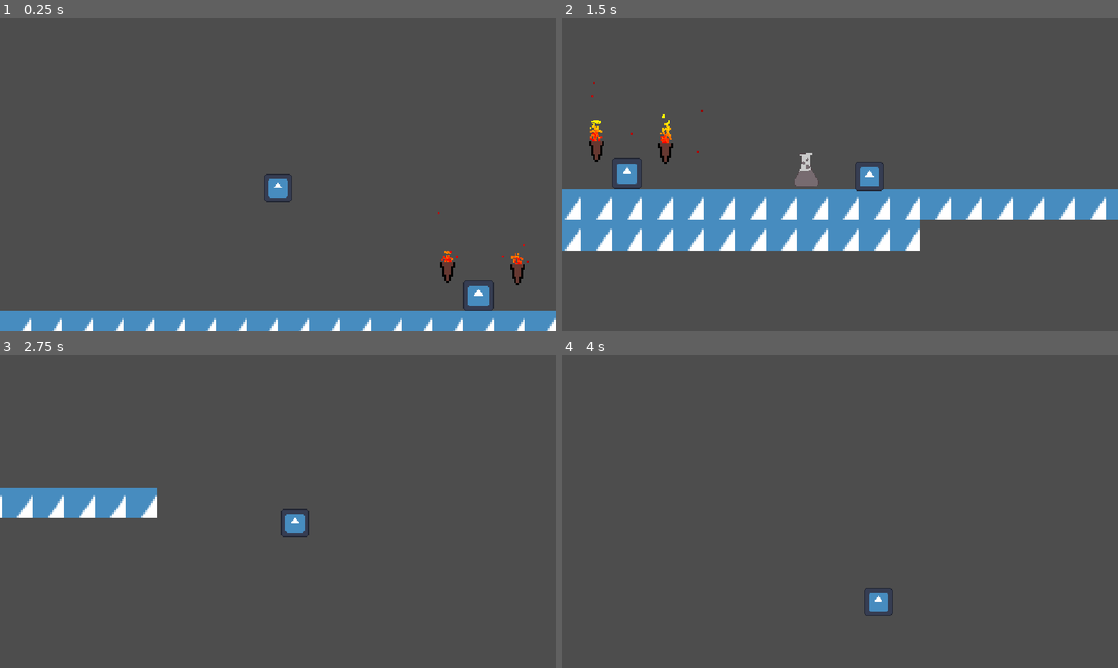
Above: before the commit, frames 1-4 (two rows, left to right).
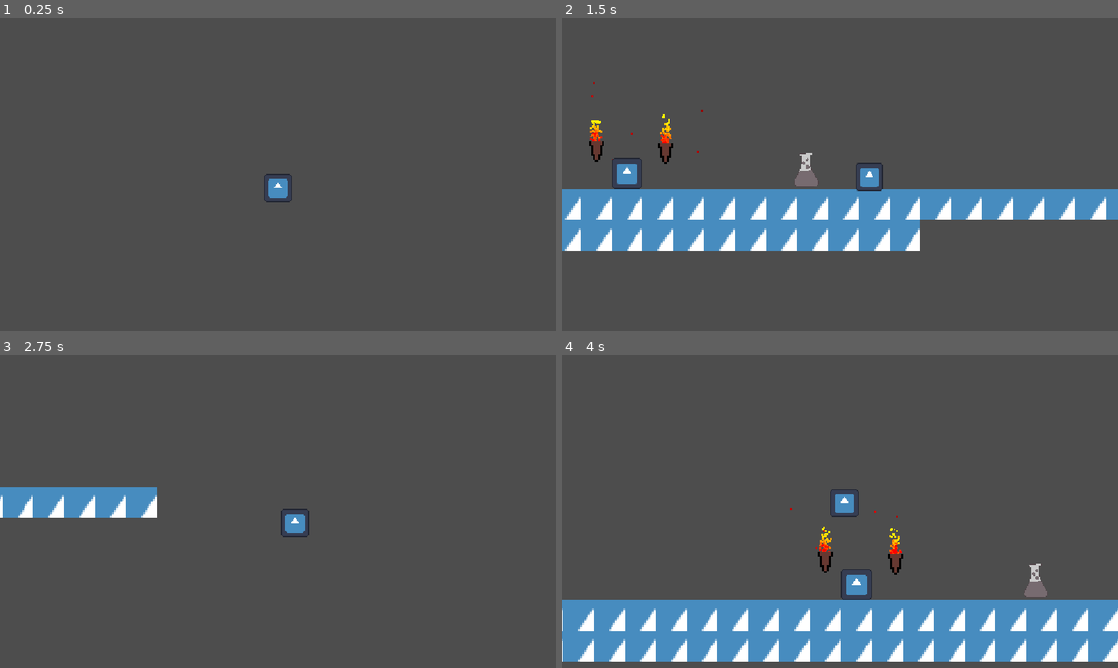
Above: after the commit, the same moments.

Repository: skueee/jame-gam-26
Game: Godot game, scene res://main.tscn
Same seed, same stepped clock (60 frames per second), same inputs: the game is played once before the commit and once after it. The engine's default icon, where the game draws it, is replaced by a stand-in: a white triangle on a blue panel in a dark square.
Inputs (mouse positions are in pixels of both pictures, inside the frame that each line leads up to):
- Up to frame 1 (0.25 s): no input
- Up to frame 2 (1.5 s): tap Enter at 0.5 s; move the mouse to (962, 158) at 0.52 s; hold Right (right) from 0.53 s (still down); tap Space (continue) at 0.6 s; click (962, 158) at 0.67 s; tap Up (up) at 0.77 s; move the mouse to (728, 190) at 1.27 s; tap Alt at 1.35 s
- Up to frame 3 (2.75 s): tap Up (up) at 1.52 s; move the mouse to (333, 442) at 2.02 s; release Right (right) at 2.03 s; hold Left (left) from 2.03 s (still down); tap Shift at 2.1 s
- Up to frame 4 (4 s): move the mouse to (812, 574) at 2.77 s; release Left (left) at 2.78 s; hold Right (right) from 2.78 s (still down); tap Space (continue) at 2.85 s; click (812, 574) at 2.92 s; tap Up (up) at 3.02, 3.77 s; move the mouse to (1006, 558) at 3.52 s; tap Alt at 3.6 s

The runs differ from the first frame. In frame 1, 7.1% of the frame differs, in the area x 0-100%, y 62-100%; in frame 2, 0.1%; in frame 3, 0.1%; in frame 4, 21%, in the area x 0-100%, y 42-98%.
Error before the commit: Invalid call. Nonexistent function 'die' in base 'CharacterBody2D (player.gd)'. (res://dropzone.tscn::GDScript_wmg3h:14)

Commit message:
Now player shrinks gradually, and dies properly

Diff:
--- a/main.tscn
+++ b/main.tscn
@@ -92,6 +92,7 @@
 
 [node name="player" parent="." unique_id=1888012525 instance=ExtResource("1_ig7tw")]
 z_index = 4
+position = Vector2(0, -91)
 
 [node name="Tilemap" type="Node" parent="." unique_id=629510787]
 
--- a/player.gd
+++ b/player.gd
@@ -58,6 +58,8 @@
 		velocity.y = 0 - jump_strength
 		jump = false
 
+func die():
+	get_tree().reload_current_scene()
 
 func done():
-	scale = (scale / 100) * (100 - ShrinkPercent)
+	scale = (scale / 100) * (100 - (ShrinkPercent / 60))
--- a/player.tscn
+++ b/player.tscn
@@ -10,6 +10,7 @@
 script = ExtResource("1_onrkg")
 gravity = 980
 max_fall = 2000
+ShrinkPercent = 70
 
 [node name="Camera2D" type="Camera2D" parent="." unique_id=809773085]
 z_index = 15
@@ -26,5 +27,4 @@
 shape = SubResource("RectangleShape2D_ukc20")
 
 [node name="Timer" type="Timer" parent="." unique_id=752259246]
-wait_time = 60.0
 one_shot = true
--- a/torch.tscn
+++ b/torch.tscn
@@ -16,7 +16,6 @@
 @onready var cpu_particles_2d: CPUParticles2D = $CPUParticles2D
 
 func _ready():
-	print(sparks_count)
 	cpu_particles_2d.amount = sparks_count
 	var custom = Gradient.new()
 	custom.set_color(0, color_start)
